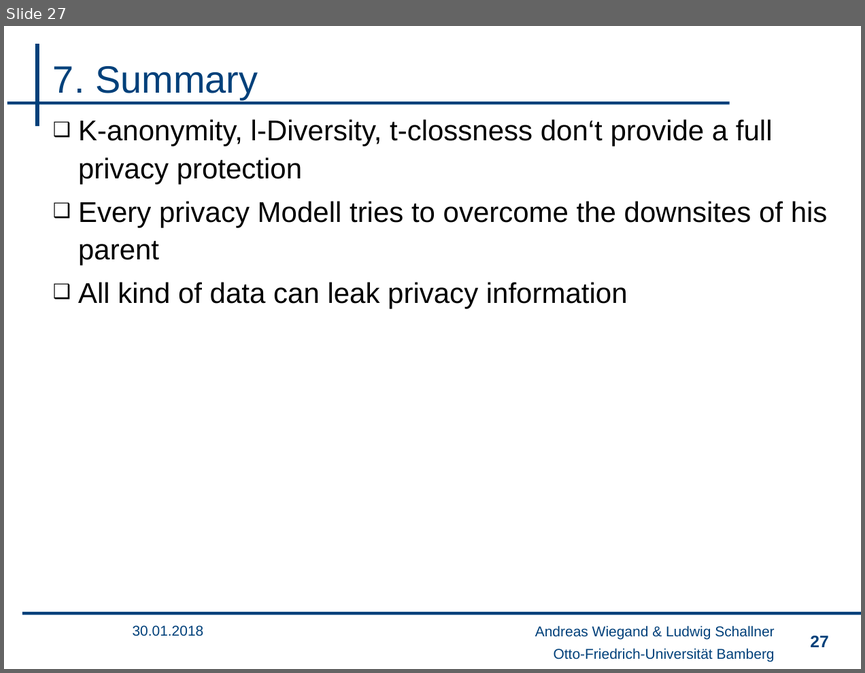
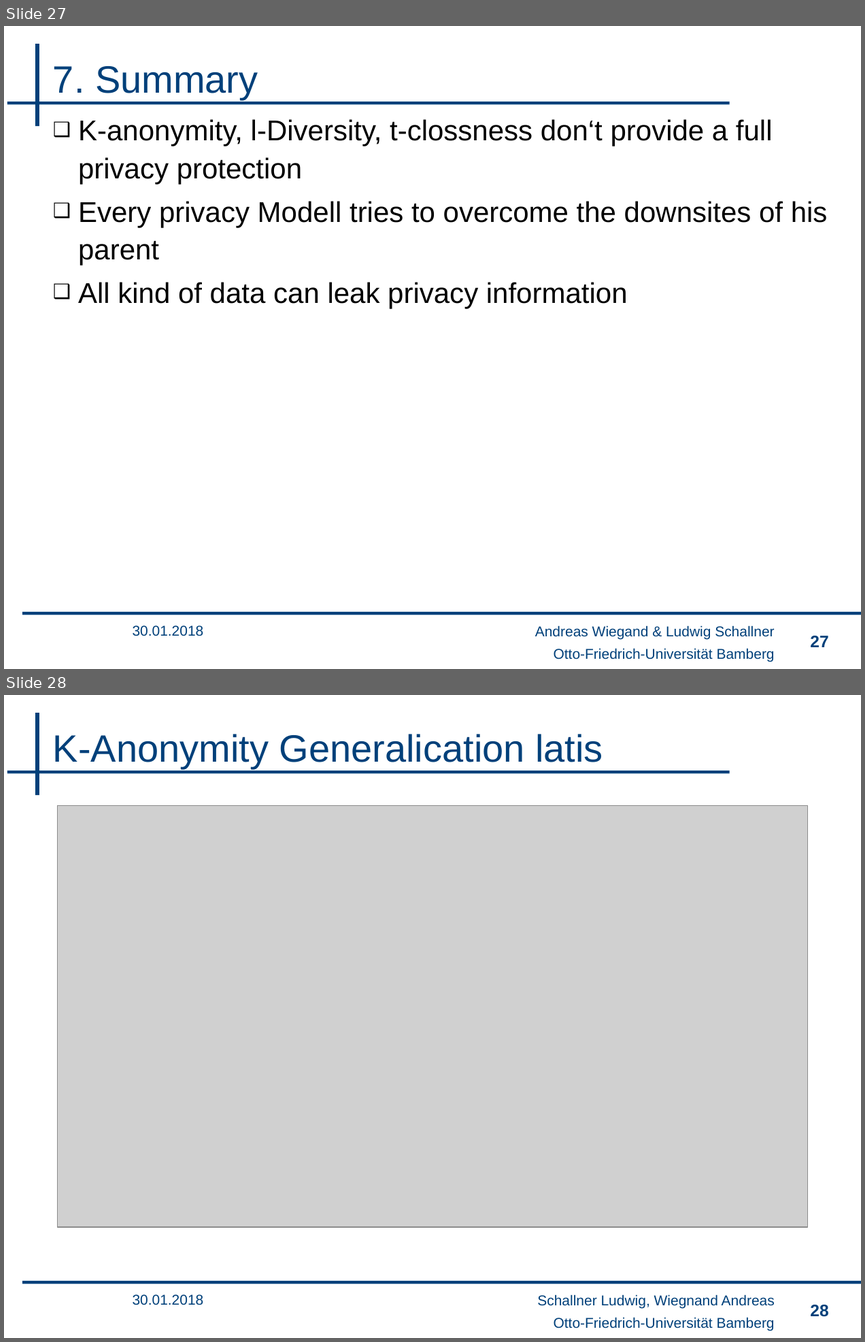
Before and after one commit to wsgan001/PSI-MSem, a slide deck: presentation/sicherheits_final_an.pptx. Shown one above the other, each under a label of ours: slide 27 before the commit, slides 27 and 28 after it. The pictures are 865x673 and 865x1342 pixels, drawn with LibreOffice and Linux fonts; fonts in the diff are those of the drawing; grey boxes stand for pictures; background and template pictures are left out. Boxes give left, top, right and bottom in pixels: in the first picture for what was removed or moved away, otherwise in the second. Text is boxed around its words. In the diff, an @@ line names an element or a change of style, - is before the commit and + after.

```diff
--- a/presentation/sicherheits_final_an.pptx
+++ b/presentation/sicherheits_final_an.pptx
@@ slide 28 added at <box>4,695,861,1338</box>, background #FFFFFF; not listed: 4 template elements that a slide beside it also shows @@
@@ title added at <box>53,734,603,769</box>, 32 pt, text #00407A @@
+K-Anonymity Generalication latis
@@ picture added at <box>57,806,807,1227</box> @@
@@ text added at <box>133,1294,204,1305</box>, 12 pt, text #00407A @@
+30.01.2018
@@ text added at <box>537,1294,774,1308</box>, 12 pt, text #00407A @@
+Schallner Ludwig, Wiegnand Andreas
@@ page number added at <box>810,1304,828,1317</box>, 14 pt, text #00407A @@
+28
```
Also in this commit, not shown: 4 other slides added.
